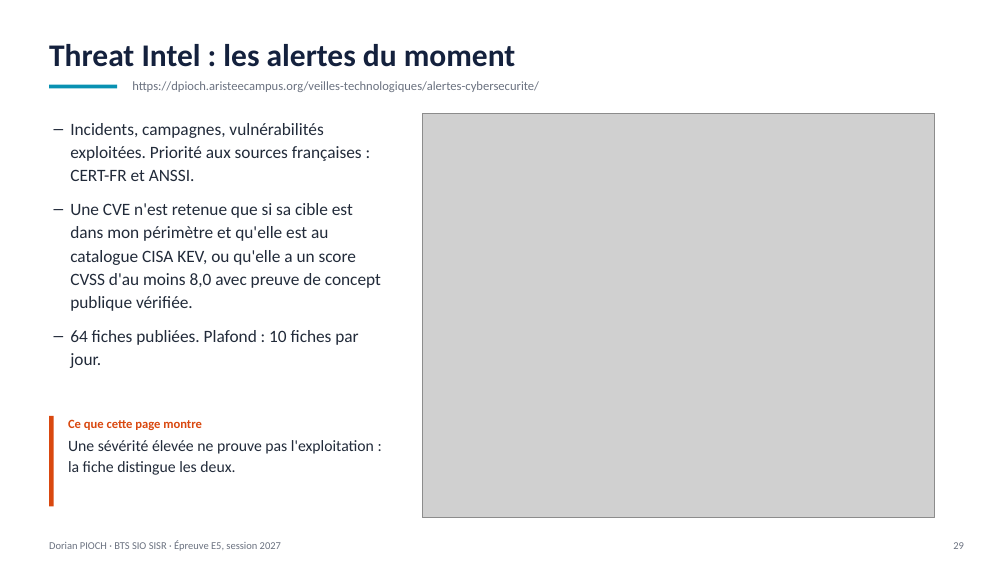
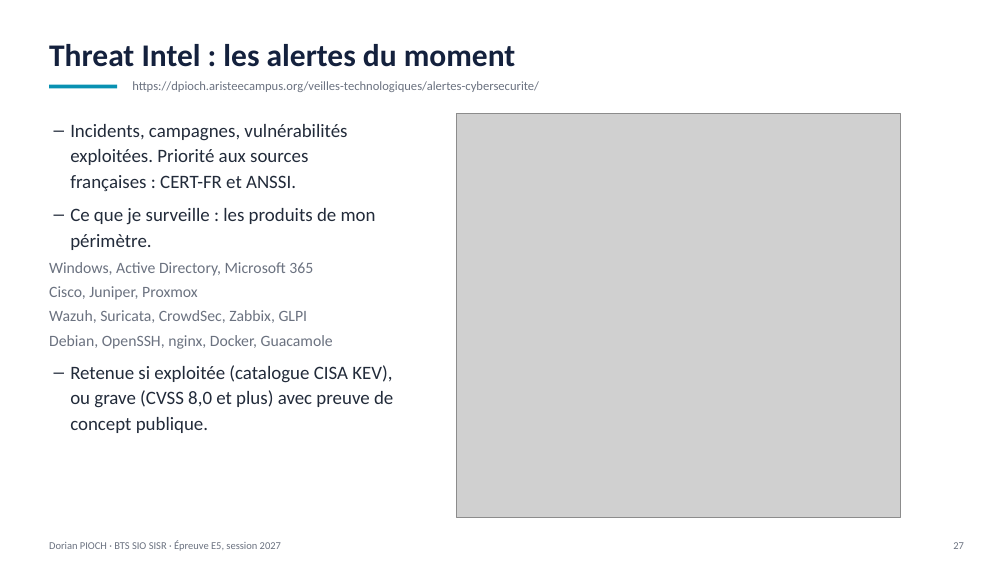
Before and after one commit to Dozyxio/dorian-pioch-e5-fichiers, a slide deck: slide 27 of Portfolio_E5_Dorian_Pioch_2027.pptx (slide 29 before the commit). Drawn at 1008x567 pixels with LibreOffice and Linux fonts; fonts in the diff are those of the drawing; grey boxes stand for pictures. Boxes give left, top, right and bottom in pixels: in the first picture for what was removed or moved away, otherwise in the second. Text is boxed around its words. In the diff, an @@ line names an element or a change of style, - is before the commit and + after.

Commit message:
E5: présentation mise à jour avec les commentaires (50 diapositives), tableau et annexe alignés

```diff
--- a/Portfolio_E5_Dorian_Pioch_2027.pptx
+++ b/Portfolio_E5_Dorian_Pioch_2027.pptx
@@ picture resized from (x1=422, y1=113, x2=935, y2=518) to (x1=457, y1=113, x2=901, y2=518) @@
@@ text at (x1=70, y1=124, x2=347, y2=191): size 16.5 to 18 pt in "Incidents, campagnes, vulnérabilités exploitées. Priorité au ..."; less space between paragraphs @@
@@ text at (x1=49, y1=208, x2=393, y2=433): text changed; size 16.5 to 18 pt @@
-– Une CVE n'est retenue que si sa cible est dans mon périmètre et qu'elle est au catalogue CISA KEV, ou qu'elle a un score CVSS d'au moins 8,0 avec preuve de concept publique vérifiée.
-– 64 fiches publiées. Plafond : 10 fiches par jour.
+– Ce que je surveille : les produits de mon périmètre.
+Windows, Active Directory, Microsoft 365
+Cisco, Juniper, Proxmox
+Wazuh, Suricata, CrowdSec, Zabbix, GLPI
+Debian, OpenSSH, nginx, Docker, Guacamole
+– Retenue si exploitée (catalogue CISA KEV), ou grave (CVSS 8,0 et plus) avec preuve de concept publique.
@@ rectangle removed at (x1=49, y1=416, x2=54, y2=507) @@
@@ text removed at (x1=68, y1=419, x2=374, y2=475) @@
-Ce que cette page montre
-Une sévérité élevée ne prouve pas l'exploitation : la fiche distingue les deux.
@@ text at (x1=953, y1=542, x2=964, y2=549): text changed @@
-29
+27
```
Also in this commit, not shown: 45 other slides changed, 3 slides removed, 3 other files.
